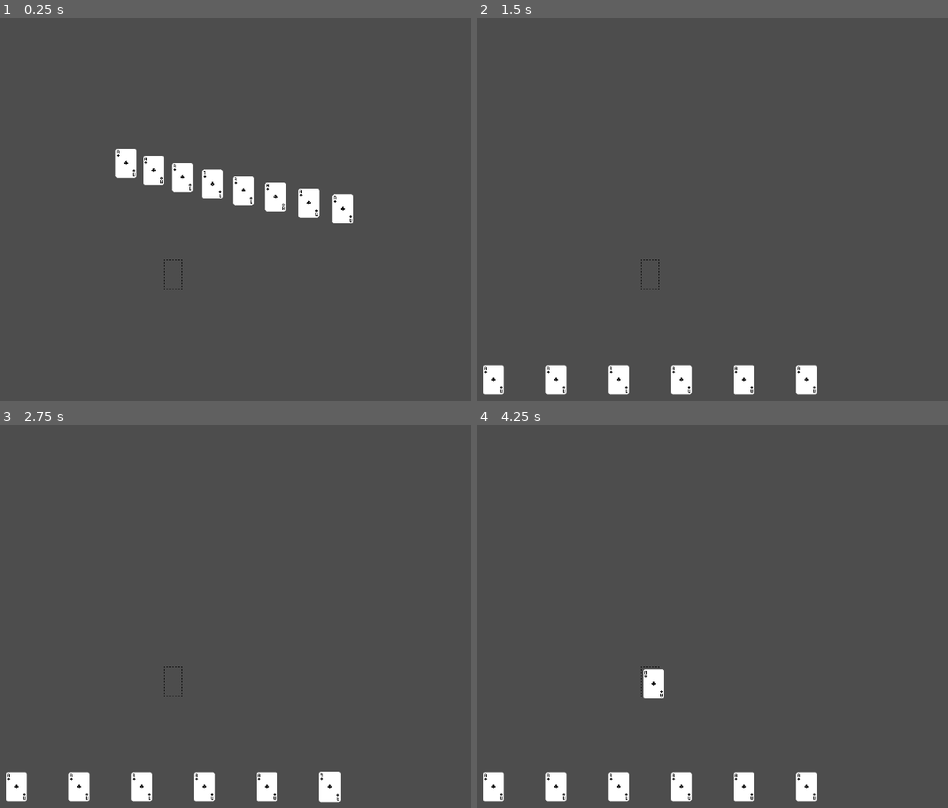
Above: before the commit, frames 1-4 (two rows, left to right).
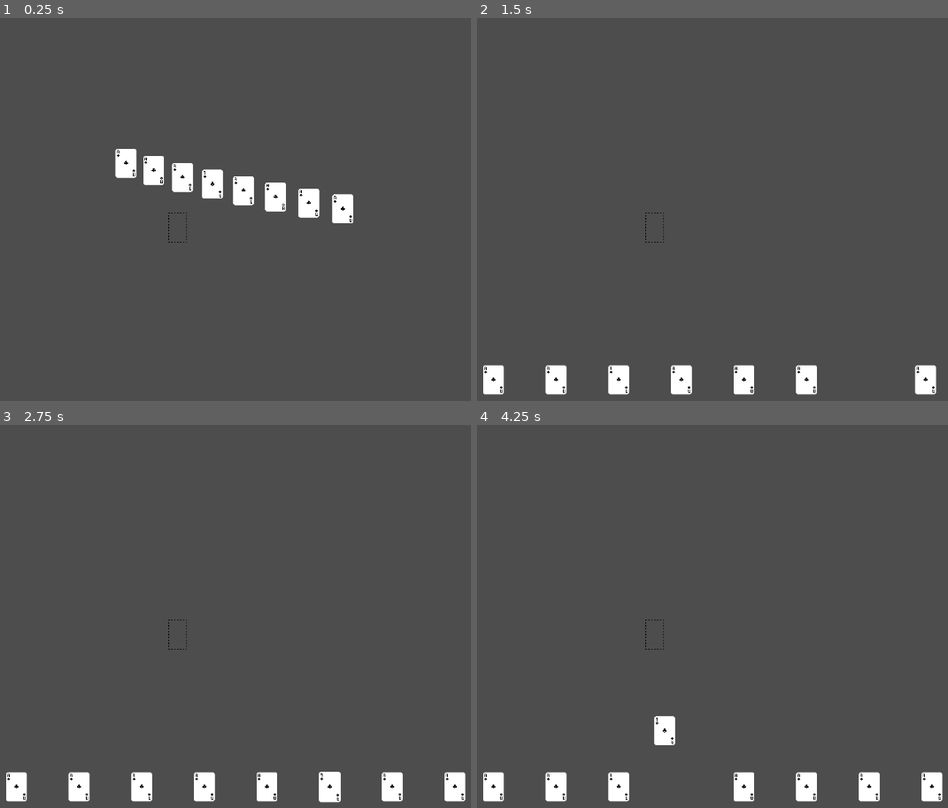
Above: after the commit, the same moments.

Repository: Otaibifmf/card-game
Game: Godot game, scene res://Main.tscn
The game is run twice, just before and just after one commit, with the same random seed, the same clock (stepped at 60 frames per second) and the same inputs.
Inputs (mouse positions are in pixels of both pictures, inside the frame that each line leads up to):
- Up to frame 1 (0.25 s): no input
- Up to frame 2 (1.5 s): drag from (933, 378) to (745, 378) at 0.52 s; drag from (867, 378) to (679, 378) at 1.27 s
- Up to frame 3 (2.75 s): move the mouse to (329, 785) at 2.02 s; click (329, 785) at 2.17 s
- Up to frame 4 (4.25 s): tap Enter at 2.75 s; drag from (745, 785) to (491, 785) at 2.77 s; drag from (679, 785) to (651, 681) at 3.52 s

The runs differ from the first frame. In frame 1, less than 0.1% of the frame differs, in the area x 34-40%, y 50-71%; in frame 2, 0.4%; in frame 3, 0.7%; in frame 4, 1.7%, in the area x 34-99%, y 50-99%.

Commit message:
cards snap back if not placed

Diff:
--- a/Card.gd
+++ b/Card.gd
@@ -2,6 +2,8 @@
 
 signal hovered
 signal hovered_off
+
+var hand_position
 
 # Called when the node enters the scene tree for the first time.
 func _ready() -> void:
@@ -17,4 +19,3 @@
 
 func _on_area_2d_mouse_exited() -> void:
 	emit_signal("hovered_off", self)
-# test I hope this gets pushed
--- a/CardManager.gd
+++ b/CardManager.gd
@@ -7,10 +7,10 @@
 var drag_offset = Vector2.ZERO
 var screen_size
 var is_hovering_on_card = false
-
+var player_hand_reference
 func _ready() -> void:
 	screen_size = get_viewport_rect().size
-
+	player_hand_reference = $"../PlayerHand"
 
 func _process(delta):
 	if card_being_dragged:
@@ -49,10 +49,12 @@
 	var card_slot_found = raycast_check_for_card_slot()
 
 	if card_slot_found and "card_in_slot" in card_slot_found and not card_slot_found.card_in_slot:
+		player_hand_reference.remove_card_from_hand(card_being_dragged)
 		card_being_dragged.position = card_slot_found.position
 		card_being_dragged.get_node("Area2D/CollisionShape2D").disabled = true
 		card_slot_found.card_in_slot = true
-
+	else:
+		player_hand_reference.add_card_to_hand(card_being_dragged)
 	card_being_dragged = null
 
 
--- a/Main.tscn
+++ b/Main.tscn
@@ -11,8 +11,8 @@
 script = ExtResource("1_g18sq")
 
 [node name="PlayerHand" type="Node2D" parent="."]
-position = Vector2(687, 481)
+position = Vector2(482, 322)
 script = ExtResource("2_5e2s4")
 
 [node name="CardSlot" parent="." instance=ExtResource("4_qv620")]
-position = Vector2(781, 698)
+position = Vector2(794, 570)
--- a/PlayerHand.gd
+++ b/PlayerHand.gd
@@ -33,9 +33,12 @@
 
 
 func add_card_to_hand(card):
-	player_hand.insert(0, card)
-	set_card_width()
-	update_hand_positions()
+	if card not in player_hand:
+		player_hand.insert(0, card)
+		set_card_width()
+		update_hand_positions()
+	else:
+		animate_card_to_position(card, card.hand_position)
 
 
 func update_hand_positions():
@@ -43,6 +46,7 @@
 		var new_position = Vector2(calculate_card_position(i), HAND_Y_POSITION)
 		var card = player_hand[i]
 		print("Card position:", card.position, " global:", card.global_position)
+		card.hand_position = new_position
 		animate_card_to_position(card, new_position)
 
 func calculate_card_position(index):
@@ -58,3 +62,8 @@
 
 func set_card_width():
 	card_width = max(250 - (HAND_COUNT * 10),100)
+
+func remove_card_from_hand(card):
+	if card in player_hand:
+		player_hand.erase(card)
+		update_hand_positions()
--- a/Scenes/Card.tscn
+++ b/Scenes/Card.tscn
@@ -4,7 +4,7 @@
 [ext_resource type="Script" path="res://Card.gd" id="1_ysm4x"]
 
 [sub_resource type="RectangleShape2D" id="RectangleShape2D_xoqcj"]
-size = Vector2(58, 80)
+size = Vector2(56, 78)
 
 [node name="Card" type="Node2D"]
 script = ExtResource("1_ysm4x")
